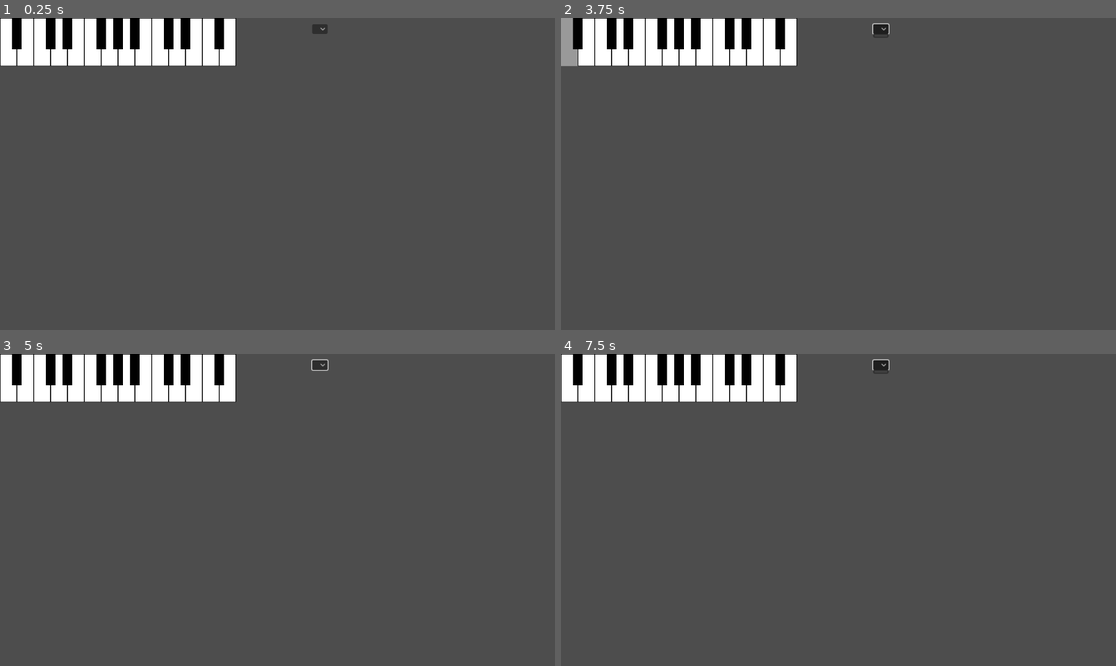
Above: before the commit, frames 1-4 (two rows, left to right).
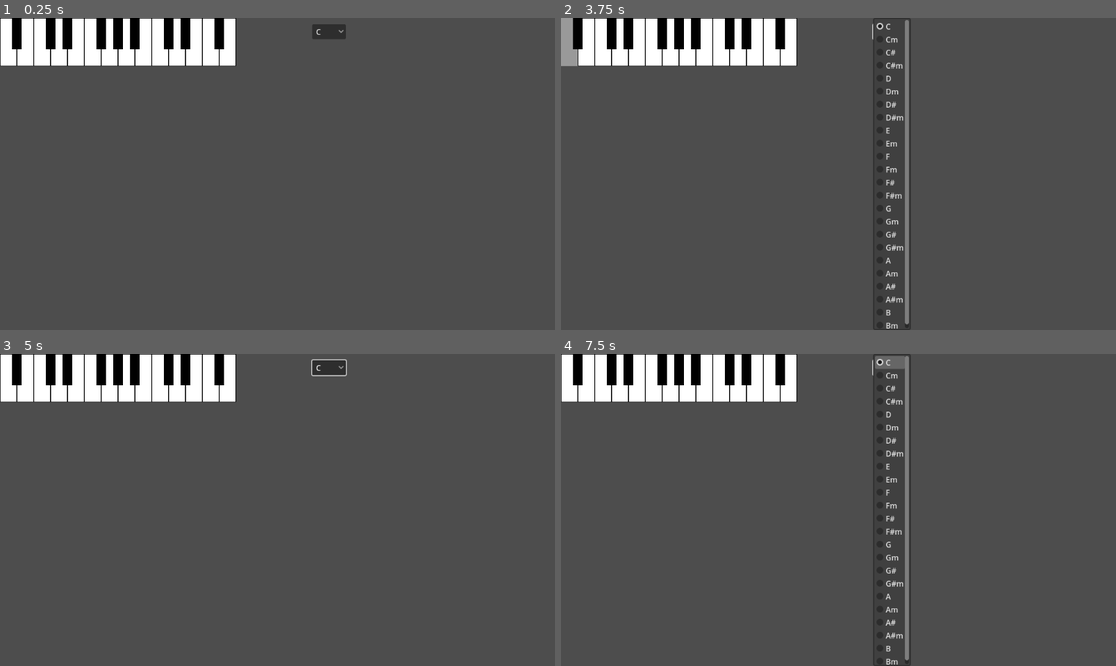
Above: after the commit, the same moments.

Repository: mjXmsdgh/godot_piano
Game: Godot game, scene res://scenes/SelectChord.tscn
Two runs of this game, one before a commit and one after it. Both use one fixed random seed, a clock stepped at 60 frames per second and the inputs below. This scene is started directly instead of the project's main scene.
Inputs (mouse positions are in pixels of both pictures, inside the frame that each line leads up to):
- Up to frame 1 (0.25 s): no input
- Up to frame 2 (3.75 s): click (882, 30) at 0.52 s; click (888, 30) at 1.25 s, where only the run after the commit has a clickable "C"; click (572, 42) at 2.02 s; click (572, 42) at 2.77 s; click (882, 30) at 3.52 s
- Up to frame 3 (5 s): click (327, 366) at 4.25 s, where only the run after the commit has a clickable "C"
- Up to frame 4 (7.5 s): click (572, 378) at 5.02 s; click (882, 366) at 5.77 s; click (888, 366) at 6.5 s, where only the run after the commit has a clickable "C"; tap Enter at 7.25 s

The runs differ from the first frame. In frame 1, 0.2% of the frame differs, in the area x 56-63%, y 2-7%; in frame 2, 2.0%; in frame 3, 0.3%; in frame 4, 2.1%, in the area x 56-63%, y 0-100%.

Commit message:
change name

Diff:
--- a/godot_piano/scenes/SelectChord.tscn
+++ b/godot_piano/scenes/SelectChord.tscn
@@ -2,7 +2,7 @@
 
 [ext_resource type="PackedScene" uid="uid://54b4gysqftl3" path="res://scenes/kenban.tscn" id="1_bdthf"]
 [ext_resource type="PackedScene" uid="uid://2jtchecwew7c" path="res://scenes/code_manager.tscn" id="2_sv5co"]
-[ext_resource type="Script" path="res://scripts/code_list.gd" id="3_bp278"]
+[ext_resource type="Script" path="res://scripts/chord_list.gd" id="3_bp278"]
 
 [node name="SelectChord" type="Node2D"]
 
@@ -10,7 +10,7 @@
 
 [node name="CodeManager" parent="." instance=ExtResource("2_sv5co")]
 
-[node name="CodeList" type="OptionButton" parent="."]
+[node name="ChordList" type="OptionButton" parent="."]
 offset_left = 648.0
 offset_top = 13.0
 offset_right = 680.0
